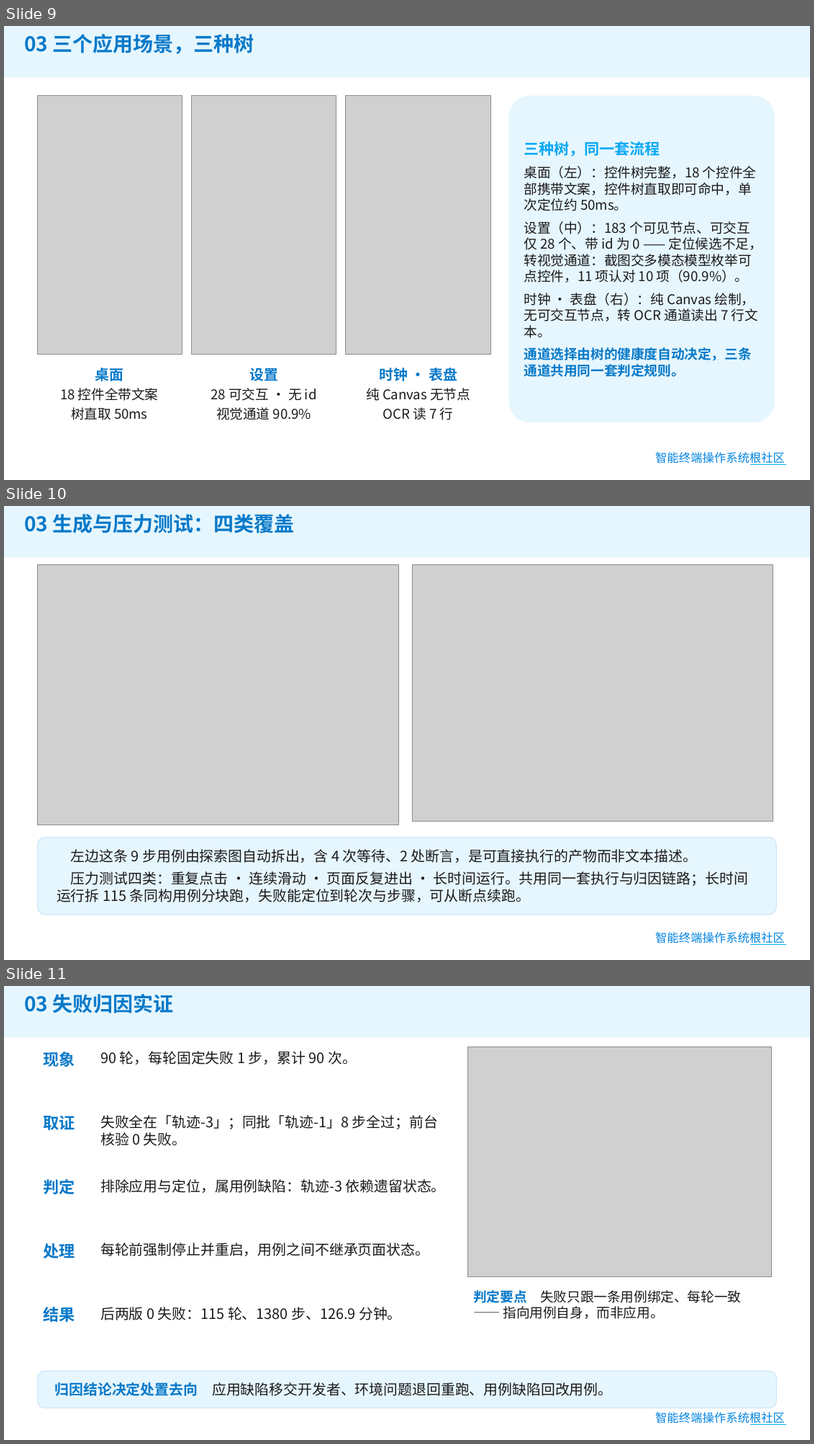
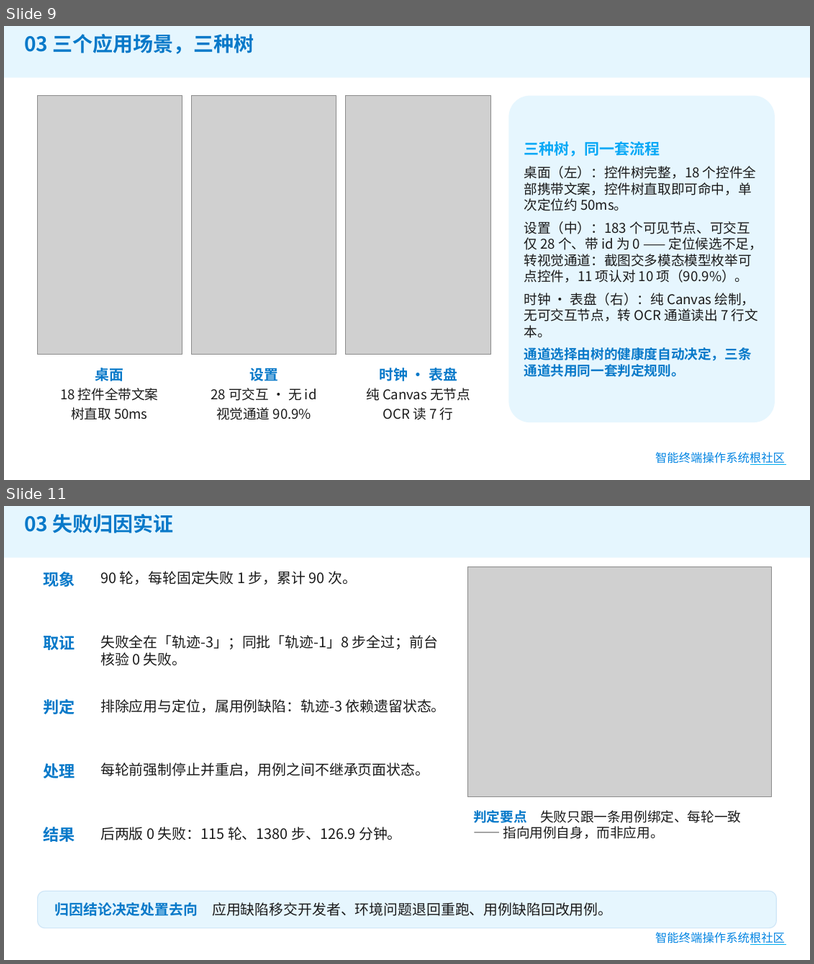
Before and after one commit to gema-secure/ohauto, a slide deck: 提交材料/03-答辩PPT.pptx. Shown one above the other, each under a label of ours: slides 9, 10 and 11 before the commit, slides 9 and 11 after it; the slides between them are not shown. The pictures are 814x1444 and 814x964 pixels, drawn with LibreOffice and Linux fonts; fonts in the diff are those of the drawing; grey boxes stand for pictures; background and template pictures are left out. Boxes give left, top, right and bottom in pixels: in the first picture for what was removed or moved away, otherwise in the second. Text is boxed around its words. In the diff, an @@ line names an element or a change of style, - is before the commit and + after.

```diff
--- a/提交材料/03-答辩PPT.pptx
+++ b/提交材料/03-答辩PPT.pptx
@@ slide 10 removed at (4, 506, 810, 960), background #FFFFFF; not listed: 3 template elements that a slide beside it also shows @@
@@ text removed at (24, 514, 294, 533) @@
-03 生成与压力测试：四类覆盖
@@ picture removed at (38, 565, 399, 824) @@
@@ picture removed at (412, 565, 774, 821) @@
@@ rounded rectangle removed at (38, 837, 777, 914) @@
-左边这条 9 步用例由探索图自动拆出，含 4 次等待、2 处断言，是可直接执行的产物而非文本描述。
-压力测试四类：重复点击 · 连续滑动 · 页面反复进出 · 长时间运行。共用同一套执行与归因链路；长时间运行拆 115 条同构用例分块跑，失败能定位到轮次与步骤，可从断点续跑。
```
Also in this commit, not shown: 2 slides changed, 2 slides added.
